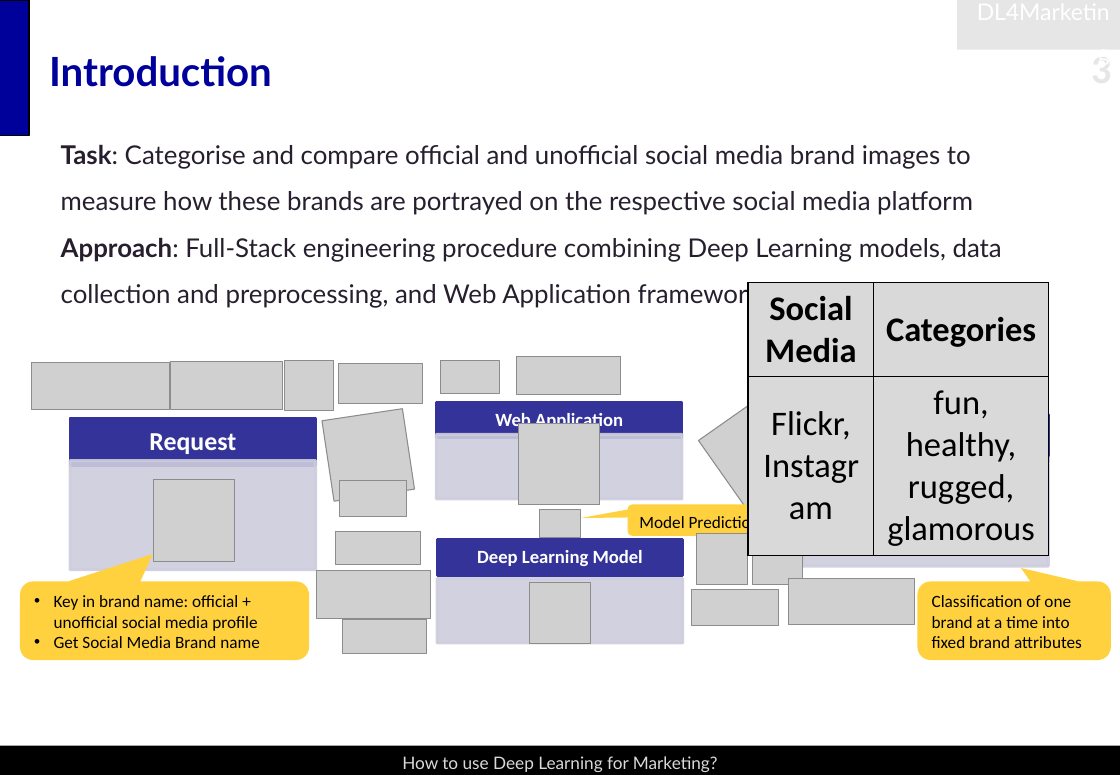
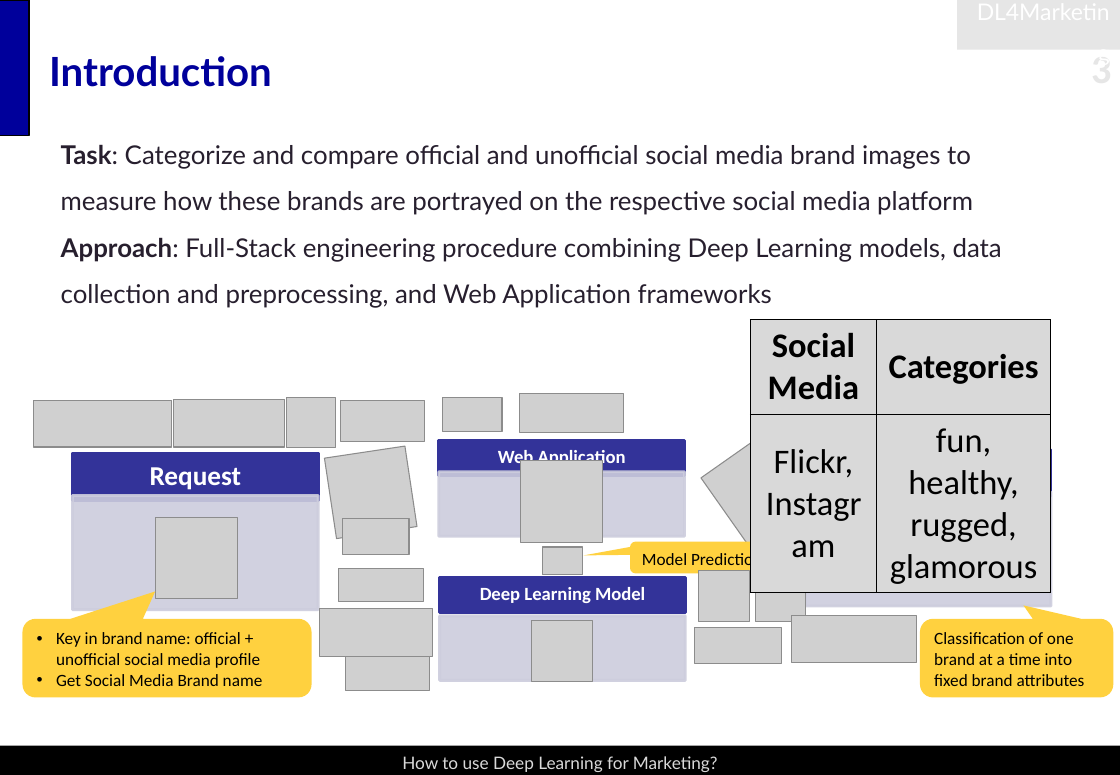
Before and after one commit to snoweZz/DLfM_BrandManagement, a slide deck: slide 3 of about_me/BrandManagement.pptx. Drawn at 1120x775 pixels with LibreOffice and Linux fonts; fonts in the diff are those of the drawing; grey boxes stand for pictures. Boxes give left, top, right and bottom in pixels: in the first picture for what was removed or moved away, otherwise in the second. Text is boxed around its words. In the diff, an @@ line names an element or a change of style, - is before the commit and + after.

Commit message:
update

```diff
--- a/about_me/BrandManagement.pptx
+++ b/about_me/BrandManagement.pptx
@@ text at (x1=61, y1=144, x2=973, y2=215): text changed @@
-Task: Categorise and compare official and unofficial social media brand images to measure how these brands are portrayed on the respective social media platform
+Task: Categorize and compare official and unofficial social media brand images to measure how these brands are portrayed on the respective social media platform
@@ 4 pictures moved together from (x1=153, y1=363, x2=430, y2=654) to (x1=156, y1=401, x2=433, y2=691) @@
@@ 9 pictures, 1 rounded speech box, 1 text, 1 rectangle moved together from (x1=70, y1=357, x2=967, y2=627) to (x1=72, y1=394, x2=969, y2=664) @@
@@ text "Request" at (x1=150, y1=467, x2=242, y2=490): size 18 to 19 pt @@
@@ 2 rectangles, 1 picture, 1 table, 1 text moved together from (x1=340, y1=282, x2=1050, y2=550) to (x1=342, y1=321, x2=1052, y2=588) @@
@@ text "Response" at (x1=874, y1=459, x2=982, y2=488): size 18 to 19 pt @@
@@ rectangle resized from (x1=70, y1=461, x2=316, y2=571) to (x1=72, y1=496, x2=319, y2=610) @@
@@ rectangle resized from (x1=803, y1=457, x2=1049, y2=567) to (x1=806, y1=492, x2=1052, y2=606) @@
@@ 7 pictures, 3 rectangles, 2 rounded speech boxes, 2 texts moved together from (x1=20, y1=362, x2=1111, y2=661) to (x1=23, y1=399, x2=1114, y2=698) @@
```
Also in this commit, not shown: 1 other slide changed.
